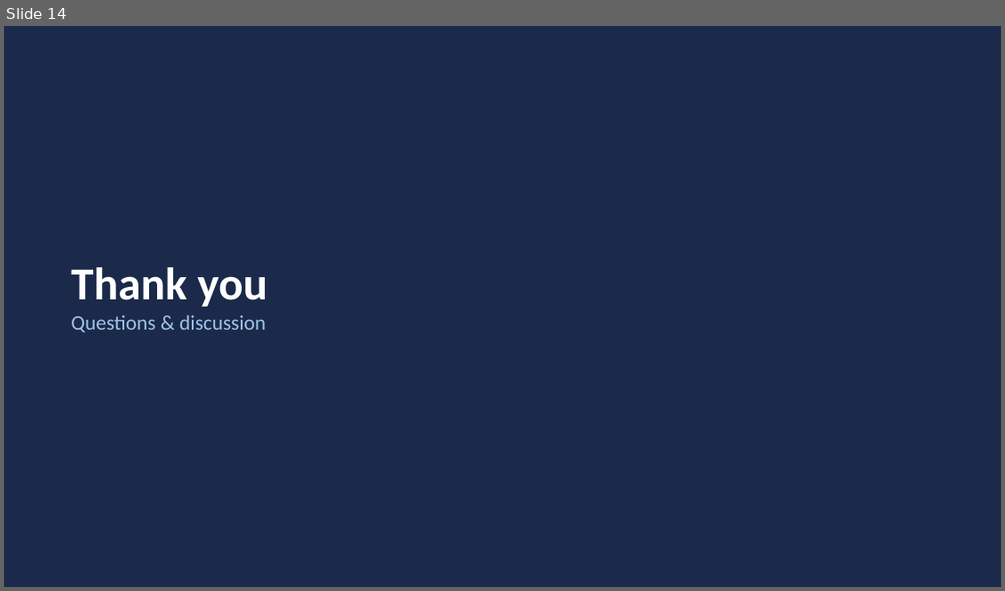
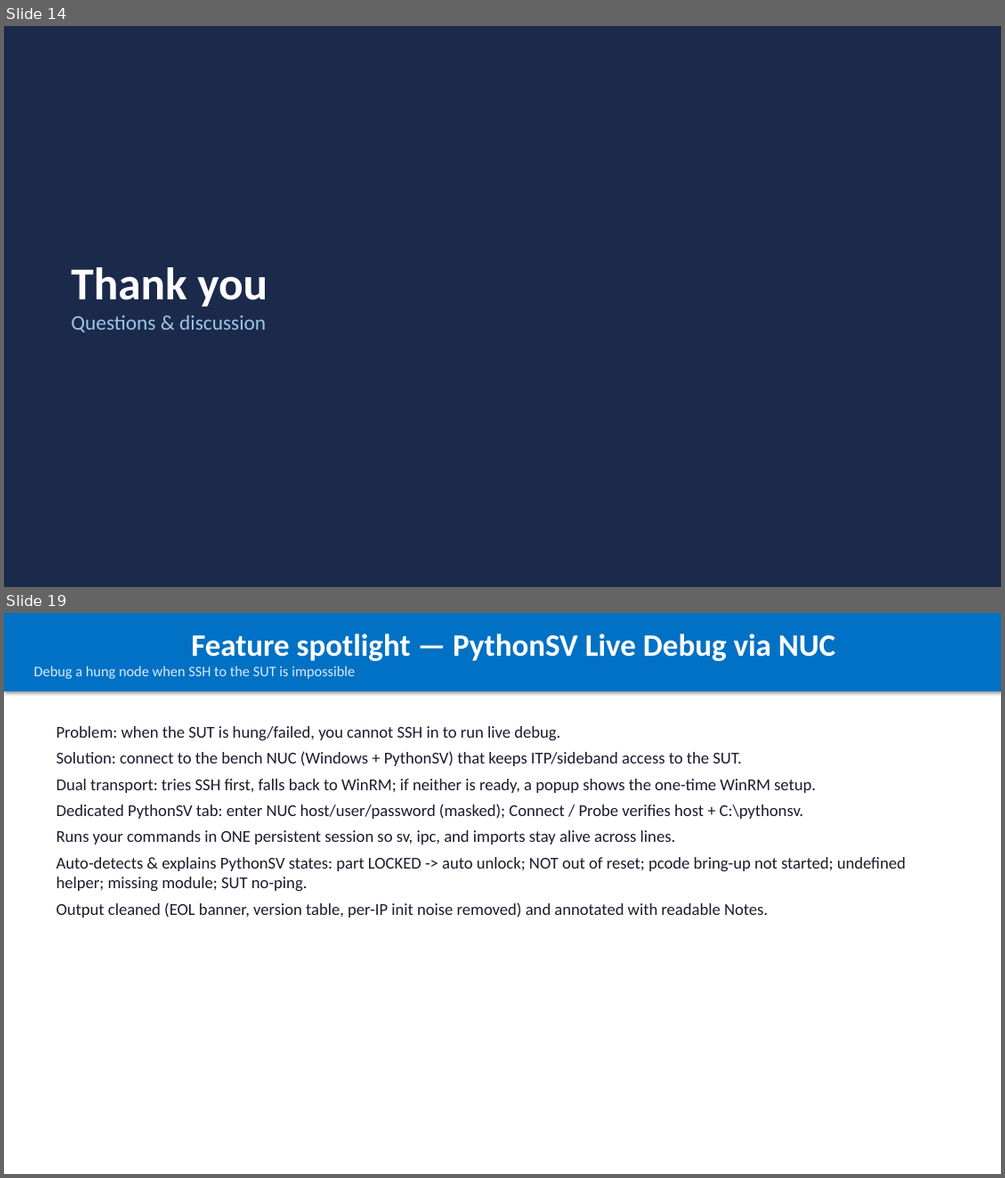
Before and after one commit to balajirajaram/HSDES_NEXUS_TOOL, a slide deck: presentation/Auto_HSD_Analyser.pptx. Shown one above the other, each under a label of ours: slide 14 before the commit, slides 14 and 19 after it; the slides between them are not shown. The pictures are 1005x591 and 1005x1178 pixels, drawn with LibreOffice and Linux fonts; fonts in the diff are those of the drawing. Boxes give left, top, right and bottom in pixels: in the first picture for what was removed or moved away, otherwise in the second. Text is boxed around its words. In the diff, an @@ line names an element or a change of style, - is before the commit and + after.

Commit message:
Add NUC PythonSV live-debug, marketplace enrichment, MCA bank maps (GNR/SRF/CWF)
- NUC PythonSV tab: SSH-first + WinRM fallback, persistent session, auto-init unlock+refresh, output cleaner + state interpreter; password via UI (masked, not stored).
- Optional marketplace MCP enrichment (Wiki KB always; BIOS/S3M, kernel-crash, Redfish need-based).
- Reference Sources citation in reports.
- Product-aware MCA bank->unit resolver with GNR, SRF, CWF, DMR maps.
- Presentation updated (+ original backup).

```diff
--- a/presentation/Auto_HSD_Analyser.pptx
+++ b/presentation/Auto_HSD_Analyser.pptx
@@ slide 19 added at (4, 613, 1001, 1174), background #FFFFFF @@
@@ rectangle added at (4, 613, 1001, 691), fill #0071C5, 14 pt, text #DCEBFA @@
+Feature spotlight — PythonSV Live Debug via NUC
+Debug a hung node when SSH to the SUT is impossible
@@ text added at (57, 726, 906, 917), 16 pt, text #1B1B2F @@
+Problem: when the SUT is hung/failed, you cannot SSH in to run live debug.
+Solution: connect to the bench NUC (Windows + PythonSV) that keeps ITP/sideband access to the SUT.
+Dual transport: tries SSH first, falls back to WinRM; if neither is ready, a popup shows the one-time WinRM setup.
+Dedicated PythonSV tab: enter NUC host/user/password (masked); Connect / Probe verifies host + C:\pythonsv.
+Runs your commands in ONE persistent session so sv, ipc, and imports stay alive across lines.
+Auto-detects & explains PythonSV states: part LOCKED -> auto unlock; NOT out of reset; pcode bring-up not started; undefined helper; missing module; SUT no-ping.
+Output cleaned (EOL banner, version table, per-IP init noise removed) and annotated with readable Notes.
```
Also in this commit, not shown: 6 other slides added, 20 other files.
